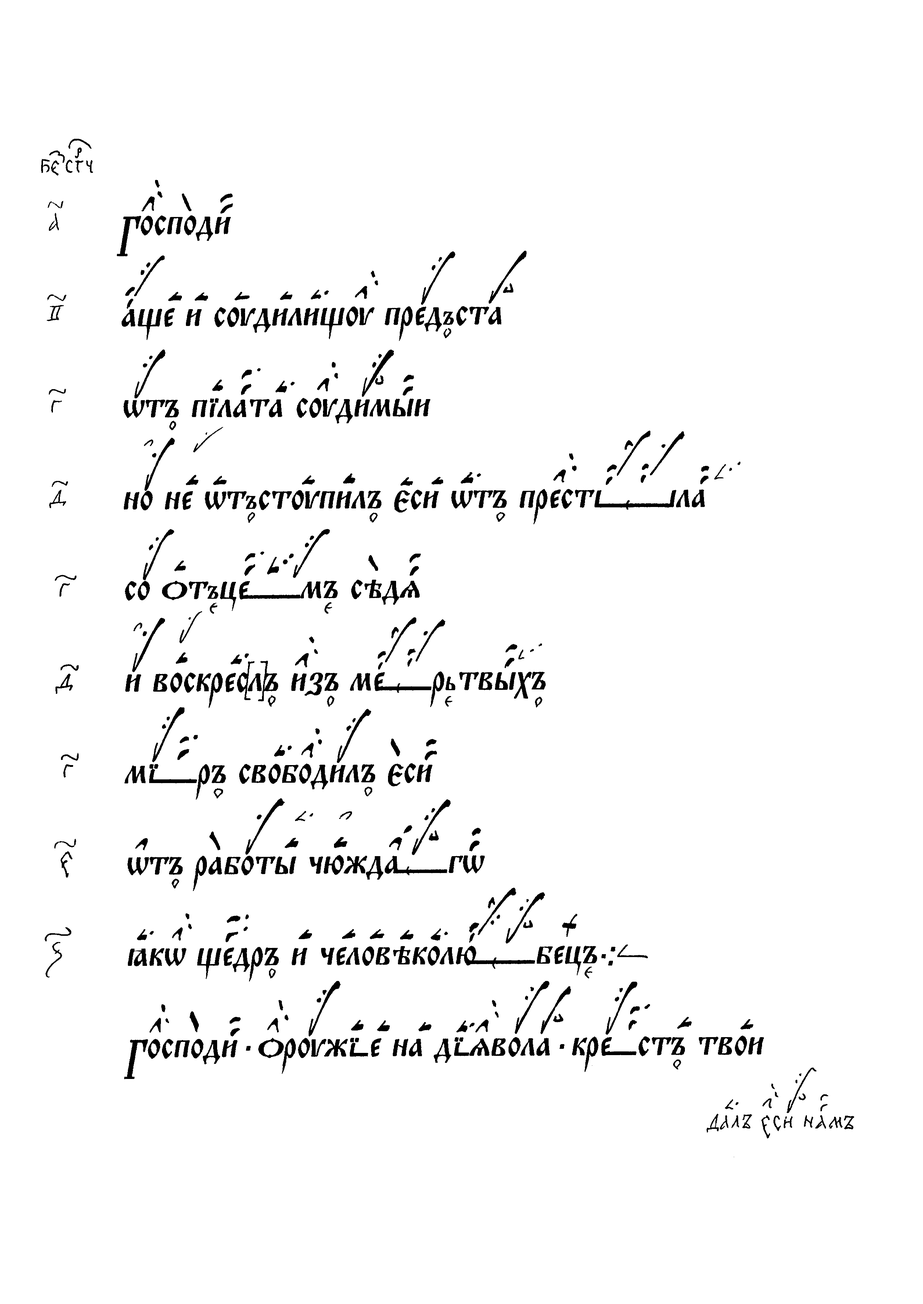
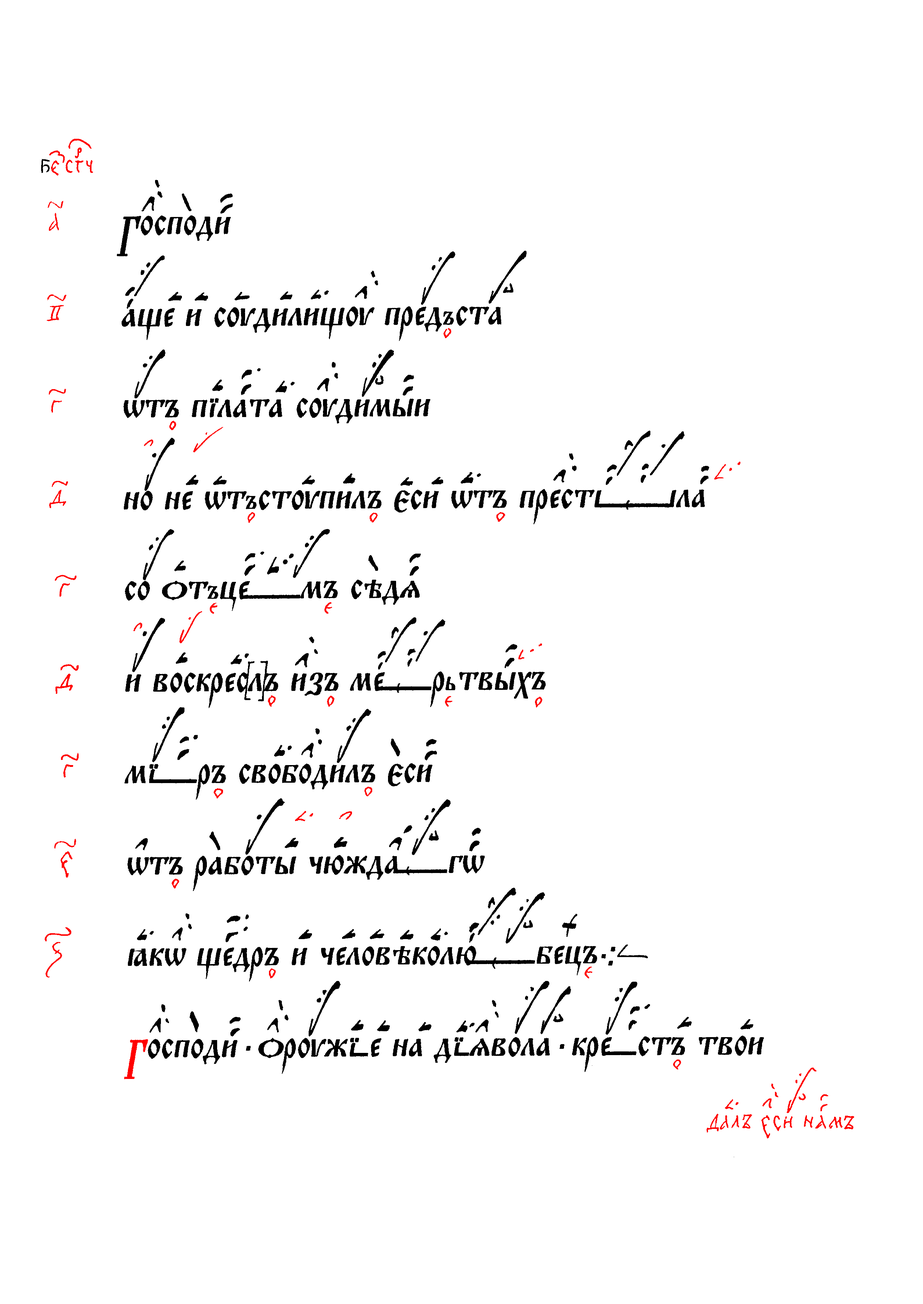
Layered file, before and after one edit (w=923, h=1304). Changes by layer:
painted on "Червила" over [44, 138, 854, 1139]
painted on "Чернила" over [44, 138, 854, 1139]
